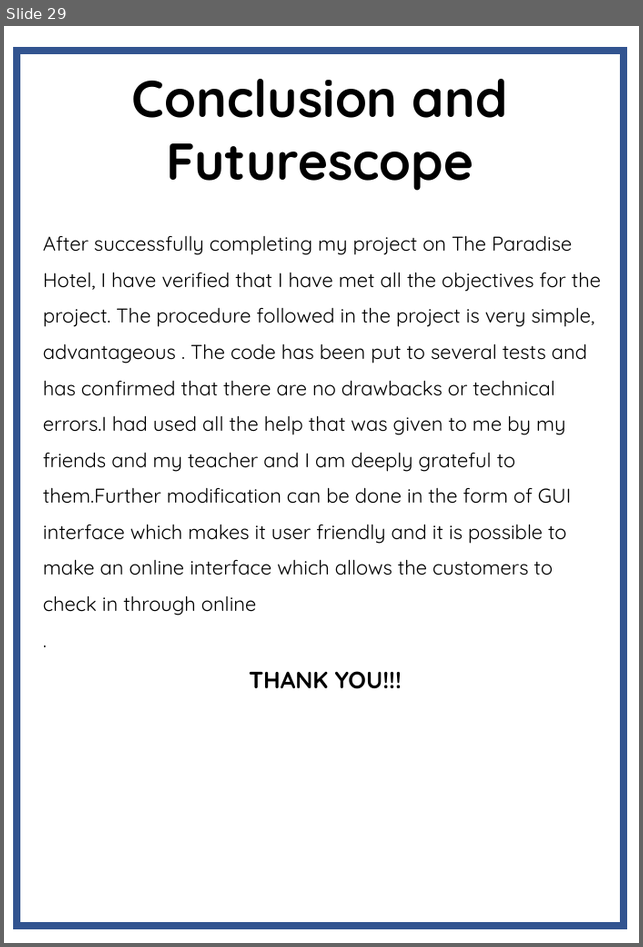
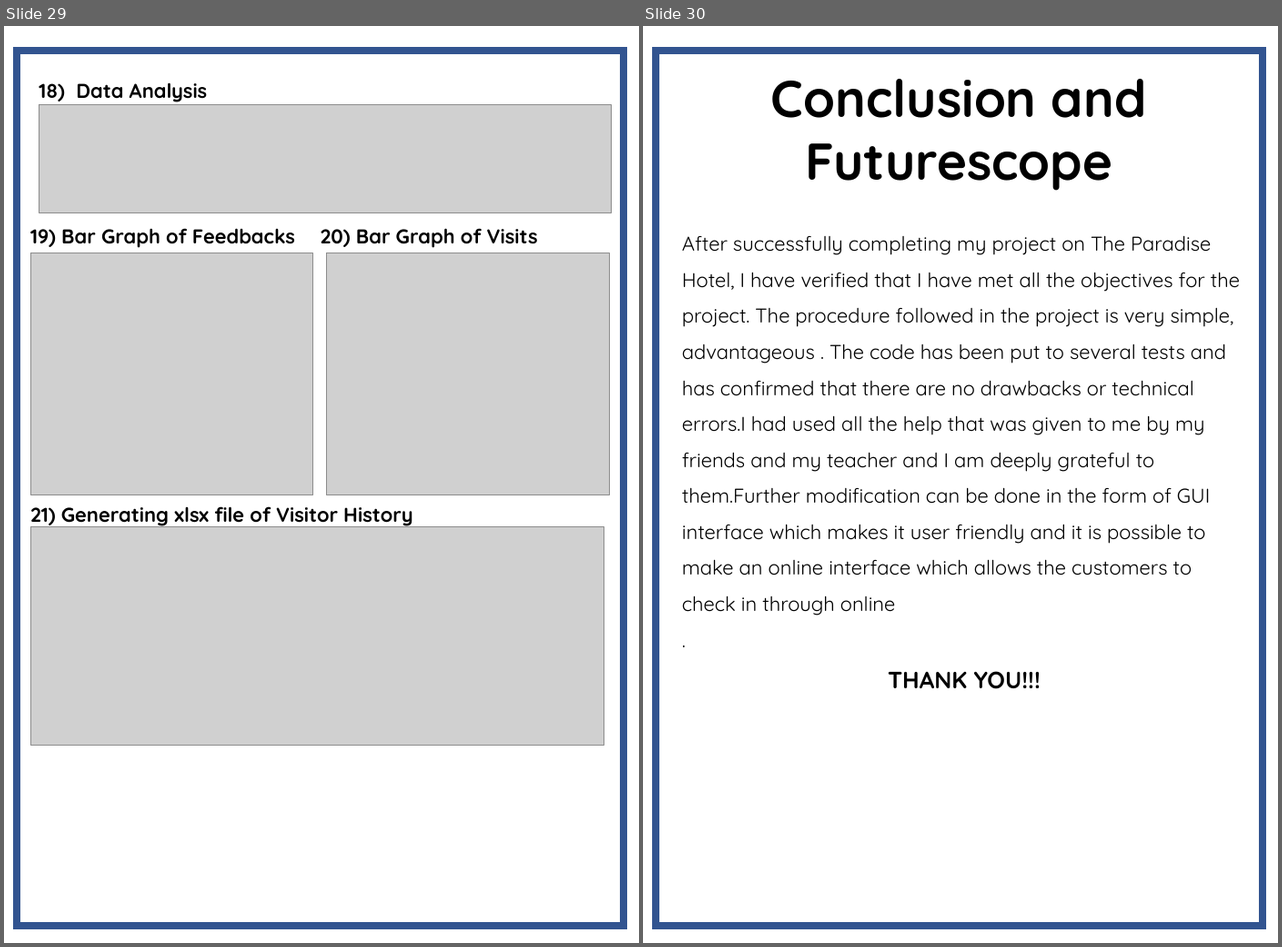
Before and after one commit to Agentgilspy/Hotel, a slide deck: Computer Project.pptx. Shown side by side, each under a label of ours: slide 29 before the commit, slides 29 and 30 after it. The pictures are 643x947 and 1282x947 pixels, drawn with LibreOffice and Linux fonts; fonts in the diff are those of the drawing; grey boxes stand for pictures. Boxes give left, top, right and bottom in pixels: in the first picture for what was removed or moved away, otherwise in the second. Text is boxed around its words. In the diff, an @@ line names an element or a change of style, - is before the commit and + after.

```diff
--- a/Computer Project.pptx
+++ b/Computer Project.pptx
@@ slide 29 added at [4,26,639,943], background #FFFFFF @@
@@ rectangle added at [17,51,624,925], outline #325491 6 pt @@
@@ text added at [39,82,208,102], 17 pt, text #000000, bold @@
+18) Data Analysis
@@ picture added at [39,105,612,213] @@
@@ text added at [30,228,295,248], 17 pt, text #000000, bold @@
+19) Bar Graph of Feedbacks
@@ text added at [321,228,538,248], 17 pt, text #000000, bold @@
+20) Bar Graph of Visits
@@ picture added at [30,253,312,496] @@
@@ picture added at [327,253,608,496] @@
@@ text added at [30,506,413,528], 17 pt, text #000000, bold @@
+21) Generating xlsx file of Visitor History
@@ picture added at [30,527,604,746] @@
@@ what was slide 29 is now slide 30 @@
```
Also in this commit, not shown: 14 slides changed, 2 other slides added, 2 slides removed.
